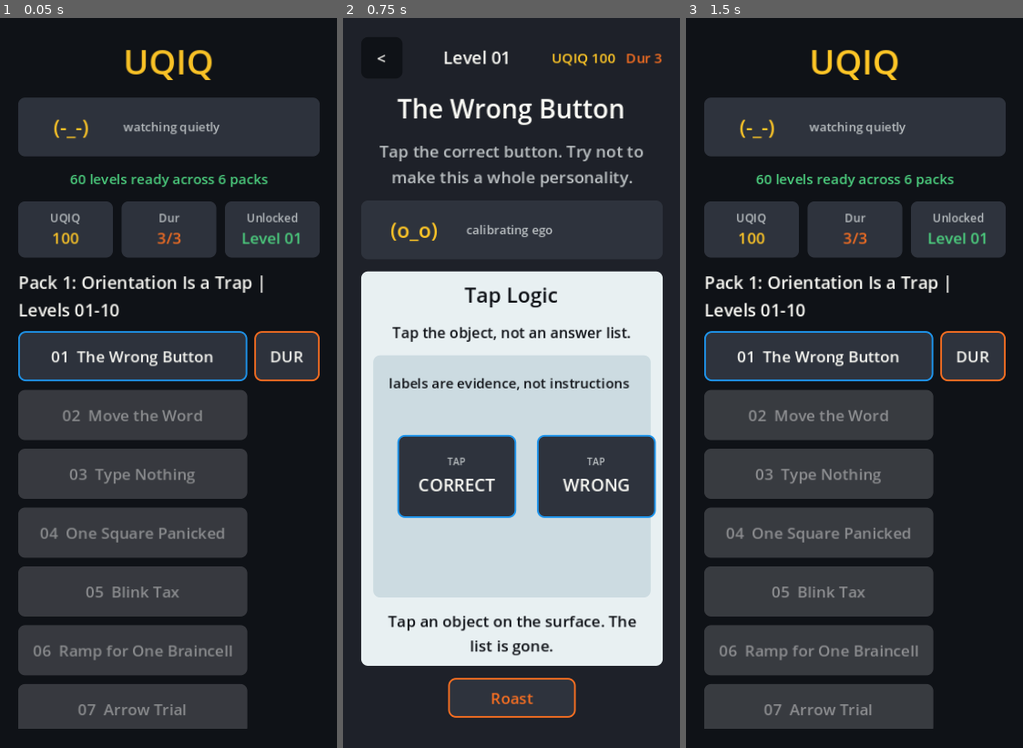
Above: before the commit, frames 1-3 (left to right).
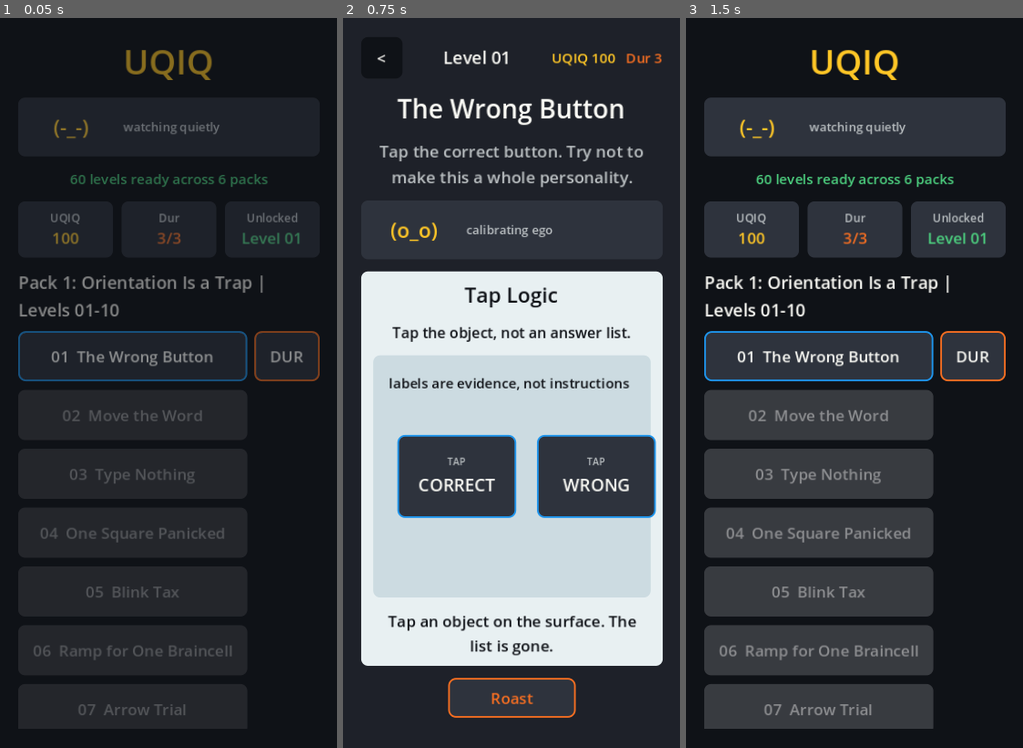
Above: after the commit, the same moments.

Repository: scwlkr/UQIQ
Game: Godot game, scene res://scenes/Main.tscn
Same seed, same stepped clock (60 frames per second), same inputs: the game is played once before the commit and once after it.
Inputs:
- Up to frame 1 (0.05 s): no input
- Up to frame 2 (0.75 s): click "01 The Wrong Button" at 0.5 s
- Up to frame 3 (1.5 s): click "<" at 1.25 s

The runs differ from the first frame. In frame 1, 5.5% of the frame differs, in the area x 5-95%, y 4-96%; in frame 2, nothing differs; in frame 3, nothing differs.

Commit message:
Strengthen screen transition fade

Diff:
--- a/scripts/main.gd
+++ b/scripts/main.gd
@@ -2385,10 +2385,13 @@
 		return
 	_last_transition_name = transition_name
 	_transition_counts[transition_name] = int(_transition_counts.get(transition_name, 0)) + 1
-	root.modulate = Color(1.0, 1.0, 1.0, 0.92)
+	root.modulate = Color(1.0, 1.0, 1.0, 1.0)
+	if OS.get_environment(SCREENSHOT_CAPTURE_ENV) == "1":
+		return
 	if is_inside_tree():
+		root.modulate.a = 0.0
 		var tween := create_tween()
-		tween.tween_property(root, "modulate:a", 1.0, 0.08)
+		tween.tween_property(root, "modulate:a", 1.0, 0.10)
 
 
 func _setup_feedback() -> void:
Not shown, changed: docs/RELEASE_STATUS.md
